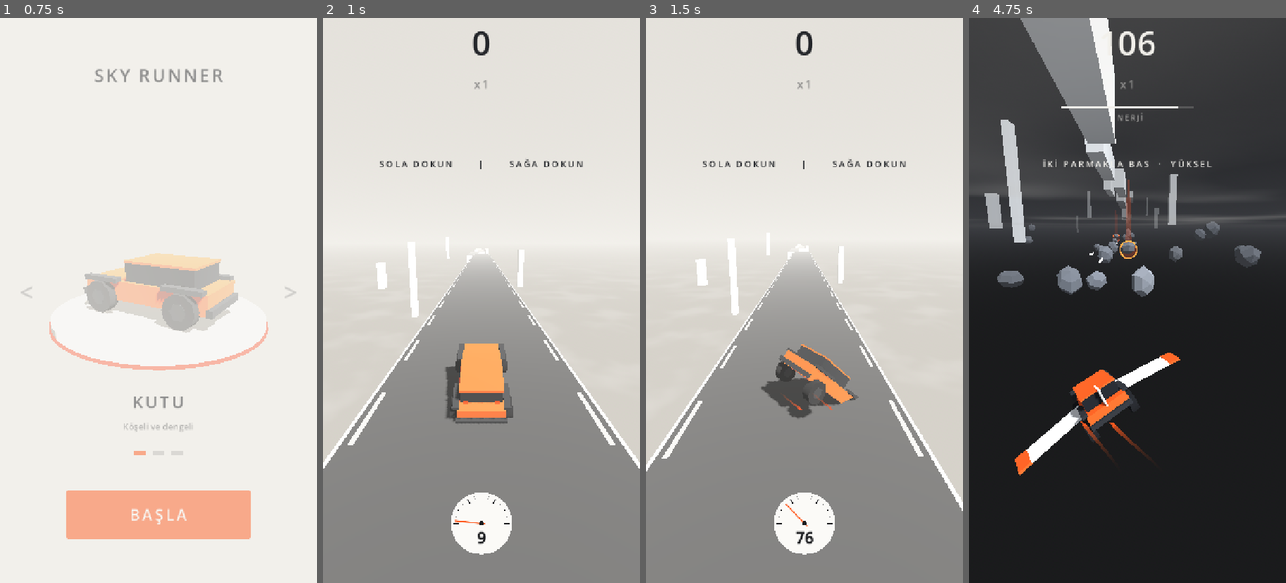
Above: before the commit, frames 1-4 (left to right).
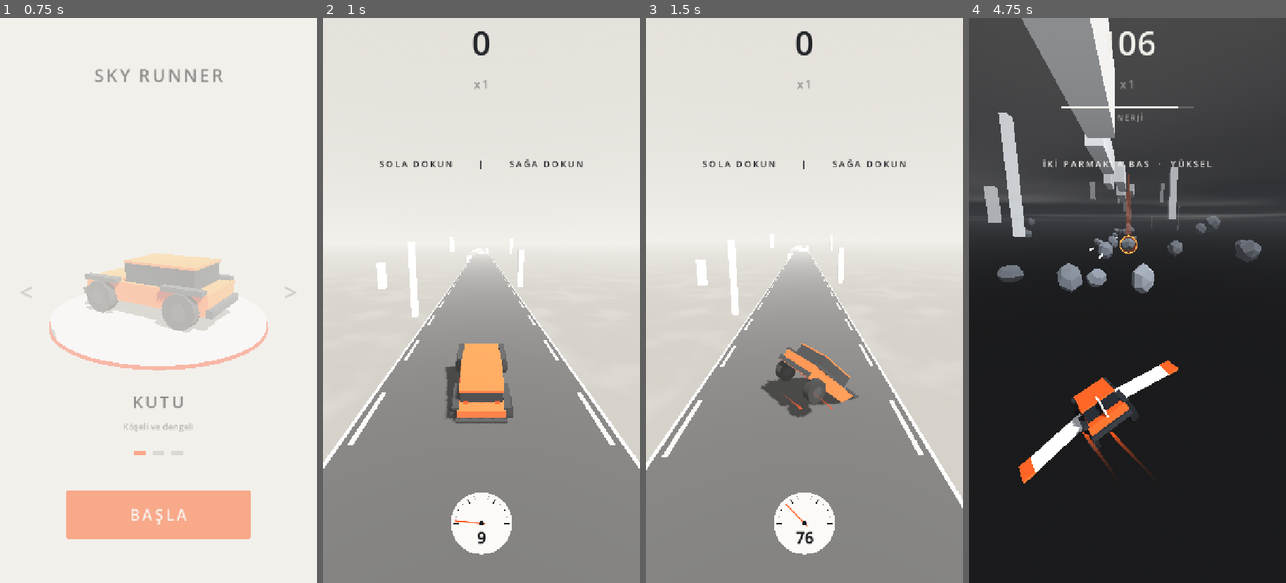
Above: after the commit, the same moments.

Repository: basarbellisan/Runny
Game: Godot game, scene res://scenes/menu.tscn
The game is run twice, just before and just after one commit, with the same random seed, the same clock (stepped at 60 frames per second) and the same inputs.
Inputs (mouse positions are in pixels of both pictures, inside the frame that each line leads up to):
- Up to frame 1 (0.75 s): click "BAŞLA" at 0.5 s
- Up to frame 2 (1 s): no input
- Up to frame 3 (1.5 s): tap Enter at 1.25, 1.35 s; move the mouse to (874, 272) at 1.27 s; hold D from 1.28 s (still down); click (874, 272) at 1.42 s
- Up to frame 4 (4.75 s): tap Space at 1.52, 4.52 s; release D at 2 s; drag from (1064, 328) to (1111, 413) at 2.02 s; move the mouse to (1159, 176) at 2.77 s; hold D 2.78-3.5 s; tap Enter at 2.85, 4.35 s; drag from (1111, 413) to (1032, 215) at 3.52 s; move the mouse to (1222, 385) at 4.27 s; hold A from 4.28 s (still down)

Frame 1 is identical in both runs. In frame 2, less than 0.1% of the frame differs, in the area x 3-97%, y 40-78%; in frame 3, 0.9%; in frame 4, 6.0%, in the area x 0-94%, y 0-83%.

Commit message:
Make slopes and ramps noticeable: earlier, steeper, marked
Slopes start at 300 m, ramps/stairs/dead ends at 800 m, with fewer flat
stretches. Up-ramps are 15-18 degrees with large orange chevrons and
orange-tinted walls; downhill walls are darker. Sloped segments are long
enough to realign and boost after landing, and gaps after a slope are
sized for half boost. segment_under now tolerates the unrotated car body
sitting above a steep surface (fixes launch slope and autopilot on ramps).
Camera follows height a little more loosely so climbs read on screen.

Co-Authored-By: Claude Opus 5.5 <noreply@anthropic.com>
Claude-Session: https://claude.ai/code/session_016S88RPn945sNcGg6oLe6PH

Diff:
--- a/scripts/follow_camera.gd
+++ b/scripts/follow_camera.gd
@@ -5,7 +5,8 @@
 @export var offset := Vector3(0.0, 6.0, 10.0)
 @export var look_ahead := 22.0
 @export var follow_x := 7.0
-@export var follow_y := 4.0
+## Yükseklik takibi biraz gecikmeli: rampada araba ekranda yükselir, eğim hissedilir
+@export var follow_y := 2.5
 @export var fov_per_speed := 0.35
 
 var _target: Car
--- a/scripts/road_generator.gd
+++ b/scripts/road_generator.gd
@@ -45,7 +45,7 @@
 ## Duvarların dibi bu derinliğin altına inmez (bulut tabakası -42, uçuş -55)
 const WALL_FLOOR := 36.0
 ## Yolların inebileceği en alçak seviye
-const MIN_LEVEL := -15.0
+const MIN_LEVEL := -18.0
 ## Bölge renkleri: her bölge_uzunluğu metrede bir yumuşakça değişir
 const ZONES: Array[Color] = [
 	Color("fbfaf7"), Color("b3c4a5"), Color("a5bccf"), Color("dcc8a6"), Color("9da7b1"),
@@ -64,11 +64,11 @@
 ## arasındaki yeri (0: az gaz yeter, 1: tam gaz şart)
 @export var gap_difficulty := Vector2(0.1, 0.85)
 ## Kalıpların açıldığı mesafeler (m)
-@export var slopes_from := 1000.0
-@export var ramps_from := 2000.0
+@export var slopes_from := 300.0
+@export var ramps_from := 800.0
 ## Çıkmaz kalıbının seçilme ağırlığı (diğerleri ~0.5-1)
 @export var dead_end_weight := 0.5
-@export var max_slope_deg := 11.0
+@export var max_slope_deg := 18.0
 @export var zone_length := 1000.0
 
 var car: Car
@@ -79,6 +79,7 @@
 var _unit_box := BoxMesh.new()
 var _line_mat := ShaderMaterial.new()
 var _ramp_line_mat := ShaderMaterial.new()
+var _chevron_mat := StandardMaterial3D.new()
 ## Sıradaki ana yolların tarifi (kalıptan gelir)
 var _plan: Array[Dictionary] = []
 ## Çıkmazdan sonra ana yol birkaç yol boyunca o taraftan uzaklaşır
@@ -95,6 +96,8 @@
 	_line_mat.set_shader_parameter("color", Palette.SNOW)
 	_ramp_line_mat.shader = dashed
 	_ramp_line_mat.set_shader_parameter("color", Palette.ACCENT)
+	_chevron_mat.albedo_color = Palette.ACCENT
+	_chevron_mat.shading_mode = BaseMaterial3D.SHADING_MODE_UNSHADED
 
 
 func start(p_car: Car, seed_value := -1) -> void:
@@ -126,7 +129,9 @@
 ## Arabanın altındaki (üstüne konduğu) yol
 func segment_under(pos: Vector3) -> Segment:
 	for s in segments:
-		if s.contains(pos, 0.5) and absf(pos.y - s.top_at(pos.z)) < 0.6:
+		# Araba gövdesi yokuşta eğilmez: düz kutu, eğimli yüzeye ön/arka köşesiyle
+		# değer ve merkezi yüzeyin biraz üstünde kalır
+		if s.contains(pos, 0.5) and absf(pos.y - s.top_at(pos.z)) < 0.6 + absf(s.slope()) * 2.2:
 			return s
 	return null
 
@@ -228,7 +233,8 @@
 	# Yükseklik sınırlı kalsın: alçaktayken inen, yüksekteyken çıkan kalıp yok
 	var low := level < MAIN_LEVEL - 3.0
 	var high := level > MAIN_LEVEL + 3.0
-	var options := [["düz", 1.0]]
+	var flat := 1.0 if travelled < slopes_from else (0.6 if travelled < ramps_from else 0.4)
+	var options := [["düz", flat]]
 	if travelled > slopes_from:
 		options.append(["eğim", 0.6])
 		if not low:
@@ -251,22 +257,23 @@
 	pattern_counts[kind] = int(pattern_counts.get(kind, 0)) + 1
 	match kind:
 		"düz":
-			for i in _rng.randi_range(2, 4):
+			for i in _rng.randi_range(1, 3):
 				_plan.append({})
 		"eğim":
 			var dir := -1.0 if _rng.randf() < 0.5 else 1.0
-			_plan.append({"rise": dir * _rng.randf_range(3.0, 6.0), "len": 0.7})
-			_plan.append({})
+			if low: dir = 1.0
+			elif high: dir = -1.0
+			_plan.append({"angle": dir * _rng.randf_range(10.0, 15.0), "len": 0.6})
 		"vadi":
-			_plan.append({"dh": _rng.randf_range(-1.5, -0.5), "rise": -_rng.randf_range(6.0, 9.0), "len": 0.7})
+			_plan.append({"dh": _rng.randf_range(-1.5, -0.5), "angle": -_rng.randf_range(12.0, 16.0), "len": 0.5})
 			_plan.append({"dh": _rng.randf_range(-2.0, -0.5), "width": 1.1})
-			_plan.append({"dh": _rng.randf_range(-0.6, 0.0), "rise_to": MAIN_LEVEL + _rng.randf_range(-1.0, 1.0), "len": 0.8})
+			_plan.append({"dh": _rng.randf_range(-0.6, 0.0), "rise_to": MAIN_LEVEL + _rng.randf_range(-1.0, 1.0), "len": 0.4})
 		"merdiven":
 			for i in _rng.randi_range(2, 3):
 				_plan.append({"dh": -_rng.randf_range(2.5, 3.5)})
-			_plan.append({"dh": _rng.randf_range(-0.6, 0.0), "rise_to": MAIN_LEVEL + _rng.randf_range(-1.0, 1.0), "len": 0.8})
+			_plan.append({"dh": _rng.randf_range(-0.6, 0.0), "rise_to": MAIN_LEVEL + _rng.randf_range(-1.0, 1.0), "len": 0.4})
 		"rampa":
-			_plan.append({"rise": _rng.randf_range(4.0, 6.0), "len": 0.5})
+			_plan.append({"angle": _rng.randf_range(15.0, 18.0), "len": 0.35})
 			_plan.append({"up": true})
 		"çıkmaz":
 			_plan.append({"dead_end": true, "len": 1.4})
@@ -313,12 +320,26 @@
 	# bir araba boyu ileridedir. Boşluk, gazsız ulaşılamayacak (ön yüze
 	# çakılır) ama tam gazla iniş yolun üstüne denk gelecek şekilde seçilir.
 	var car_len := car.half_length * 2.0
-	var gaps := _gap_window(dh, v, v_boost, vy, vy_b, car_len)
+	# Kısa, dik bir yolda gaz tam dolmayabilir (tepede araba havalanır,
+	# gaz havada artmaz): eğimli yolun sonrasındaki boşluğu yarım gazla hesapla
+	var sloped := absf(slope) > 0.1
+	var v_reach := lerpf(v, v_boost, 0.5) if sloped else v_boost
+	var vy_reach := car.launch_velocity + v_reach * slope
+	var gaps := _gap_window(dh, v, v_reach, vy, vy_reach, car_len)
 	if gaps.y < gaps.x:
 		dh = minf(dh, -1.0)
-		gaps = _gap_window(dh, v, v_boost, vy, vy_b, car_len)
+		gaps = _gap_window(dh, v, v_reach, vy, vy_reach, car_len)
+	# Eğimden sonra pencere dar kalırsa yeni yolu alçalt: uçuş uzar, pencere açılır
+	while sloped and gaps.y - gaps.x < 4.0 and prev.top_end + dh > MIN_LEVEL + 1.0:
+		dh -= 1.0
+		gaps = _gap_window(dh, v, v_reach, vy, vy_reach, car_len)
+	var hard := gap_difficulty.y if not sloped else lerpf(gap_difficulty.x, gap_difficulty.y, 0.5)
+	# Eğimli yola erken inilsin ki üstünde hizalanıp gaz verecek yol kalsın
+	var angled := spec.has("angle") or spec.has("rise_to")
+	if angled:
+		hard = gap_difficulty.x
 	var gap := lerpf(gaps.x, maxf(gaps.y, gaps.x),
-		_rng.randf_range(gap_difficulty.x, maxf(gap_difficulty.x, gap_difficulty.y)))
+		_rng.randf_range(gap_difficulty.x, maxf(gap_difficulty.x, hard)))
 
 	var width := _rng.randf_range(
 		lerpf(min_width.y, min_width.x, difficulty),
@@ -332,6 +353,8 @@
 	if spec.get("dead_end", false):
 		# Çıkmaza yer aç: ana yol bir yana kayar, çıkmaz diğer yanda olur
 		dx = main_side * _rng.randf_range(0.5, 0.8) * max_dx
+	elif angled:
+		dx = _rng.randf_range(-1.0, 1.0) * minf(max_dx, prev.width * 0.3)
 	elif _avoid_count > 0:
 		# Çıkmazın olduğu taraftan uzaklaş: çıkmazdan düşen araba ana yola çarpmasın
 		dx = -_avoid_side * _rng.randf_range(0.0, max_dx)
@@ -340,11 +363,19 @@
 
 	var top := maxf(prev.top_end + dh, MIN_LEVEL)
 	var rise: float = spec.get("rise", 0.0)
+	var max_tan := tan(deg_to_rad(max_slope_deg))
+	if spec.has("angle"):
+		# İstenen açıda eğim. Yol, inişten sonra hizalanıp gaz verecek kadar
+		# uzun olmalı (~1.4 sn); yükseklik değişimi 11 m'yi geçerse açı yumuşar.
+		var tn := minf(tan(deg_to_rad(absf(spec.angle))), max_tan)
+		length = maxf(length, v * 1.4 + 8.0)
+		rise = signf(spec.angle) * minf(length * tn, 10.0 if spec.angle > 0.0 else 9.0)
 	if spec.has("rise_to"):
 		rise = spec.rise_to - top
-	rise = maxf(rise, MIN_LEVEL - top)
+		length = maxf(length, v * 1.4 + 8.0)
+	# Yokuş aşağı en dibe kadar inmesin: sonraki boşluk için alçalma payı kalsın
+	rise = clampf(rise, MIN_LEVEL + (4.0 if rise < 0.0 else 0.0) - top, MAIN_LEVEL + 6.0 - top)
 	# Eğim sınırı: gerekirse yolu uzat
-	var max_tan := tan(deg_to_rad(max_slope_deg))
 	length = maxf(length, absf(rise) / max_tan)
 
 	var z_start := prev.z_end - gap
@@ -458,6 +489,8 @@
 	var line_mat := _ramp_line_mat if rise > 1.0 else _line_mat
 	for sx in [-1.0, 1.0]:
 		_add_box(body, Vector3(sx * line_x, 0.015, 0), Vector3(0.18, 0.02, slope_len - 0.6), line_mat)
+	if rise > 1.0:
+		_add_chevrons(body, width, slope_len)
 
 	s.node = body
 	segments.append(s)
@@ -469,6 +502,20 @@
 	return s
 
 
+## Rampanın üstüne ileri bakan turuncu oklar (^): "burası seni fırlatır"
+func _add_chevrons(body: Node3D, width: float, slope_len: float) -> void:
+	var arm := minf(width * 0.42, 2.8)
+	var half := deg_to_rad(52.0)
+	var count := clampi(int(slope_len / 8.0), 3, 8)
+	for i in count:
+		var apex_z := -slope_len * 0.5 + slope_len * (i + 0.6) / (count + 0.4)
+		for sx in [-1.0, 1.0]:
+			var d := Vector3(sx * sin(half), 0, cos(half))
+			var mi := _add_box(body, Vector3(0, 0.02, apex_z) + d * arm * 0.5,
+				Vector3(0.6, 0.02, arm), _chevron_mat)
+			mi.rotation.y = atan2(d.x, d.z)
+
+
 ## Bölge rengi (mesafeye göre yumuşak geçiş); alçak yollar daha koyu
 func _wall_material(s: Segment) -> StandardMaterial3D:
 	var m := StandardMaterial3D.new()
@@ -476,6 +523,13 @@
 	var avg := (s.top + s.top_end) * 0.5
 	var low := clampf((MAIN_LEVEL - avg - 2.0) / 7.0, 0.0, 1.0)
 	m.albedo_color = m.albedo_color.darkened(0.28 * low + _rng.randf_range(0.0, 0.05))
+	# Rampalar uzaktan seçilsin: yokuş yukarı duvarlar turuncuya çalar,
+	# yokuş aşağılar biraz koyulaşır (kama biçimi gökyüzünden ayrılsın)
+	var rise := s.top_end - s.top
+	if rise > 1.0:
+		m.albedo_color = m.albedo_color.lerp(Palette.ACCENT, 0.5)
+	elif rise < -1.0:
+		m.albedo_color = m.albedo_color.darkened(0.18)
 	m.roughness = 1.0
 	return m
 
--- a/scripts/tuning.gd
+++ b/scripts/tuning.gd
@@ -34,7 +34,7 @@
 	["YOLLAR", "roads", "slopes_from", "Eğim ve vadiler başlar (m)", 0, 5000, 100],
 	["YOLLAR", "roads", "ramps_from", "Rampa, merdiven, çıkmaz başlar (m)", 0, 8000, 100],
 	["YOLLAR", "roads", "dead_end_weight", "Çıkmaz sıklığı", 0, 2, 0.1],
-	["YOLLAR", "roads", "max_slope_deg", "En dik eğim (°)", 2, 20, 1],
+	["YOLLAR", "roads", "max_slope_deg", "En dik eğim (°)", 2, 25, 1],
 	["YOLLAR", "roads", "zone_length", "Renk bölgesi uzunluğu (m)", 200, 3000, 100],
 	["UÇUŞ", "game", "energy_drain", "Enerji harcama (sn)", 1, 20, 0.5],
 	["UÇUŞ", "game", "boost_drain_factor", "Yükselirken harcama katı", 1, 5, 0.1],
Not shown, changed: README.md
